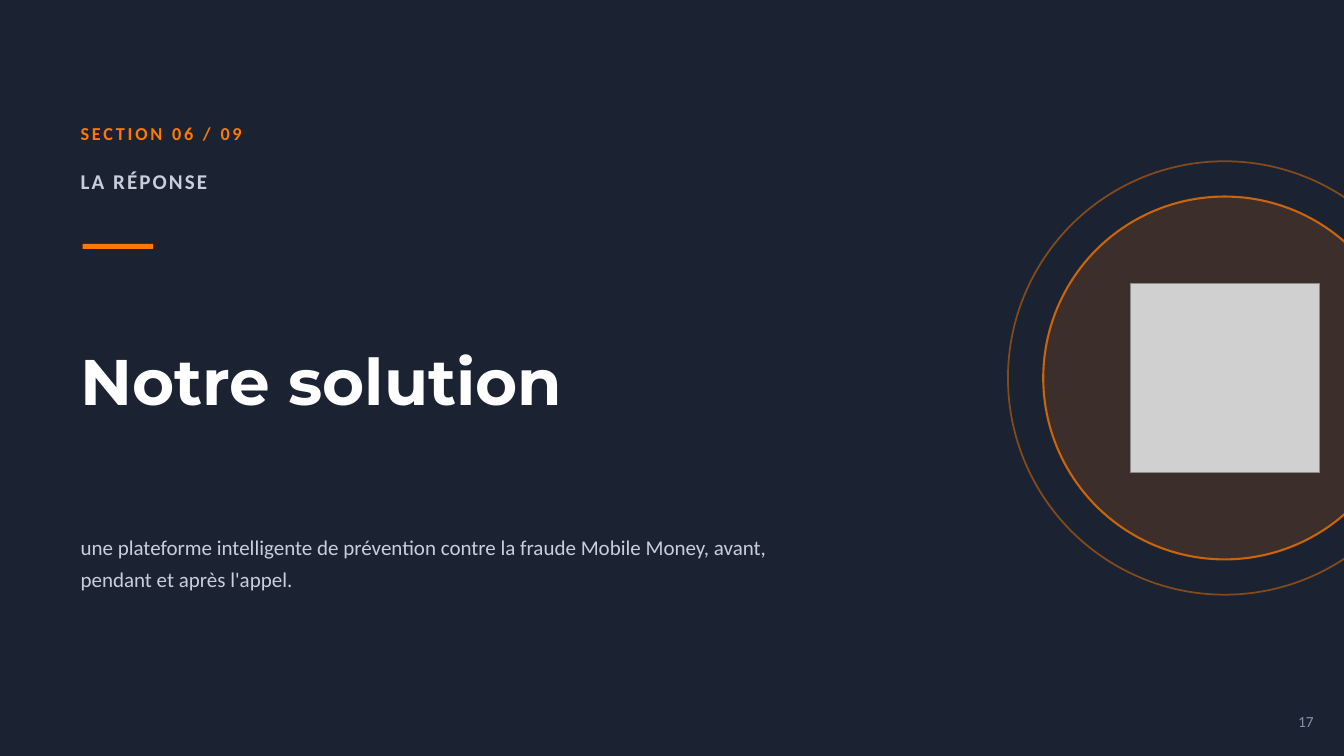
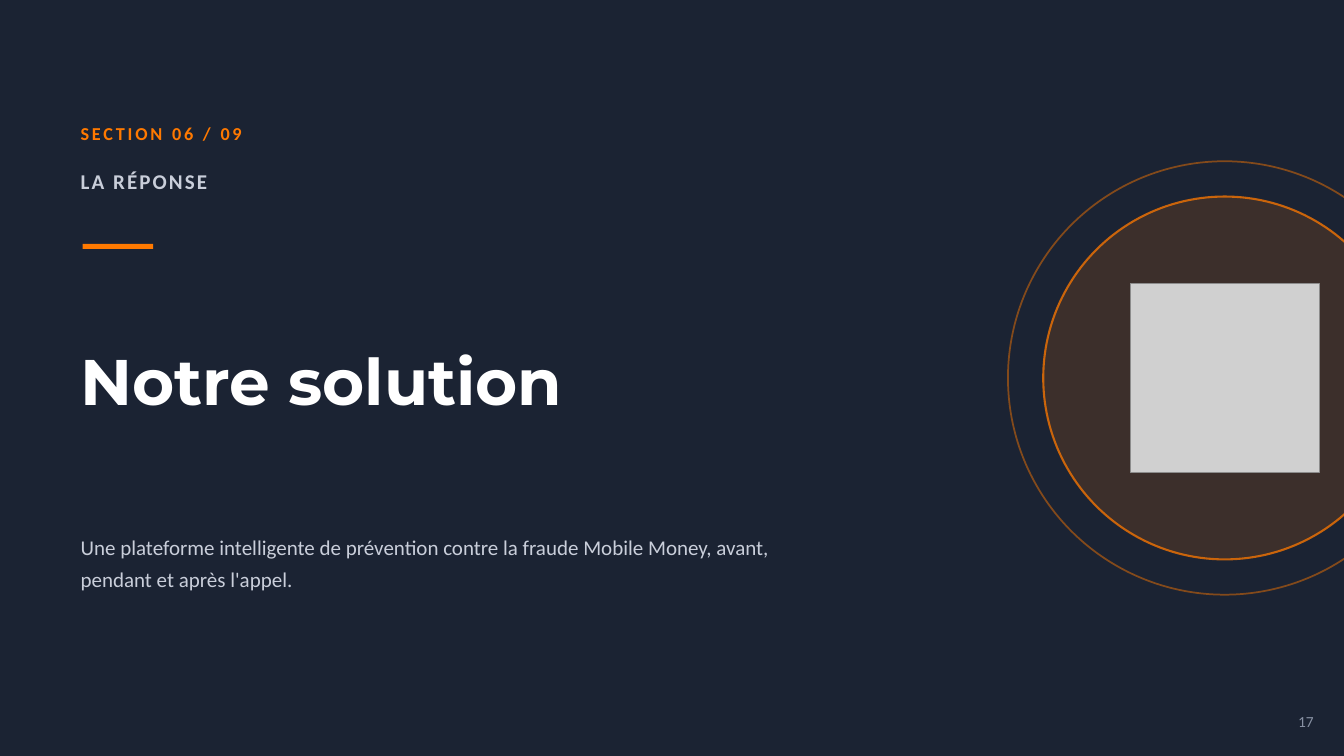
Before and after one commit to kwismo-support/Kwismo, a slide deck: slide 17 of cadrage/KWISMO_Presentation.pptx. Drawn at 1344x756 pixels with LibreOffice and Linux fonts; fonts in the diff are those of the drawing; grey boxes stand for pictures; background and template pictures are left out. Boxes give left, top, right and bottom in pixels: in the first picture for what was removed or moved away, otherwise in the second. Text is boxed around its words. In the diff, an @@ line names an element or a change of style, - is before the commit and + after.

```diff
--- a/cadrage/KWISMO_Presentation.pptx
+++ b/cadrage/KWISMO_Presentation.pptx
@@ text at (x1=81, y1=540, x2=768, y2=591): text changed @@
-une plateforme intelligente de prévention contre la fraude Mobile Money, avant, pendant et après l'appel.
+Une plateforme intelligente de prévention contre la fraude Mobile Money, avant, pendant et après l'appel.
```
Also in this commit, not shown: 11 other slides changed, 2 slides removed, 22 other files.
